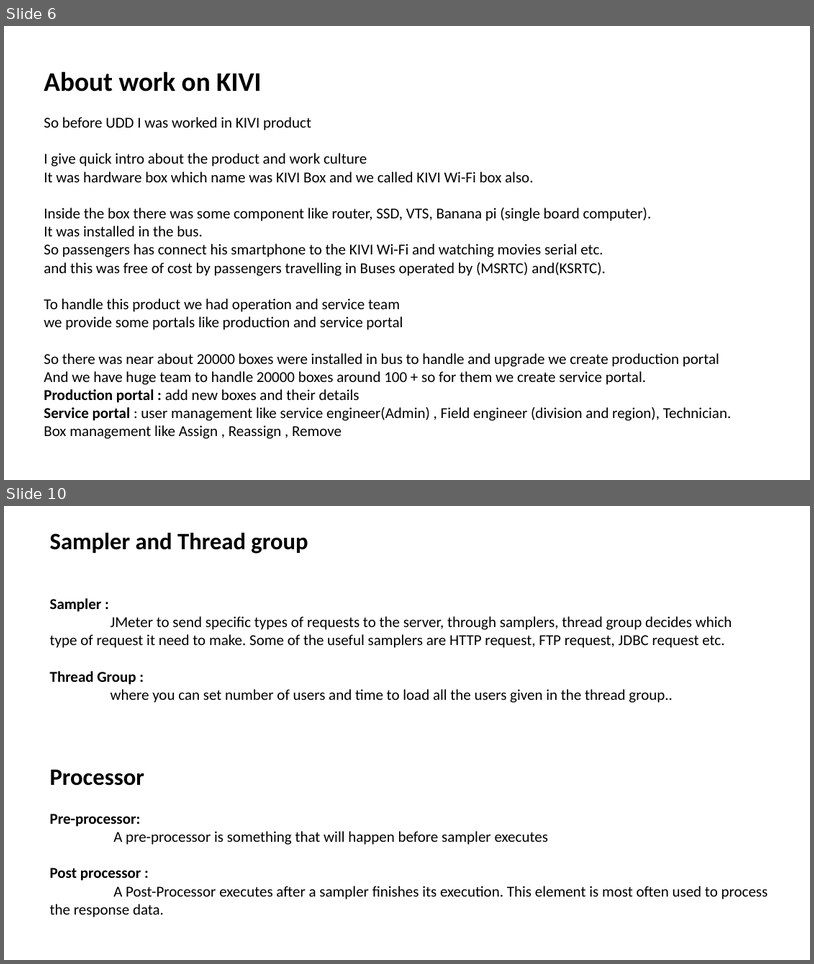
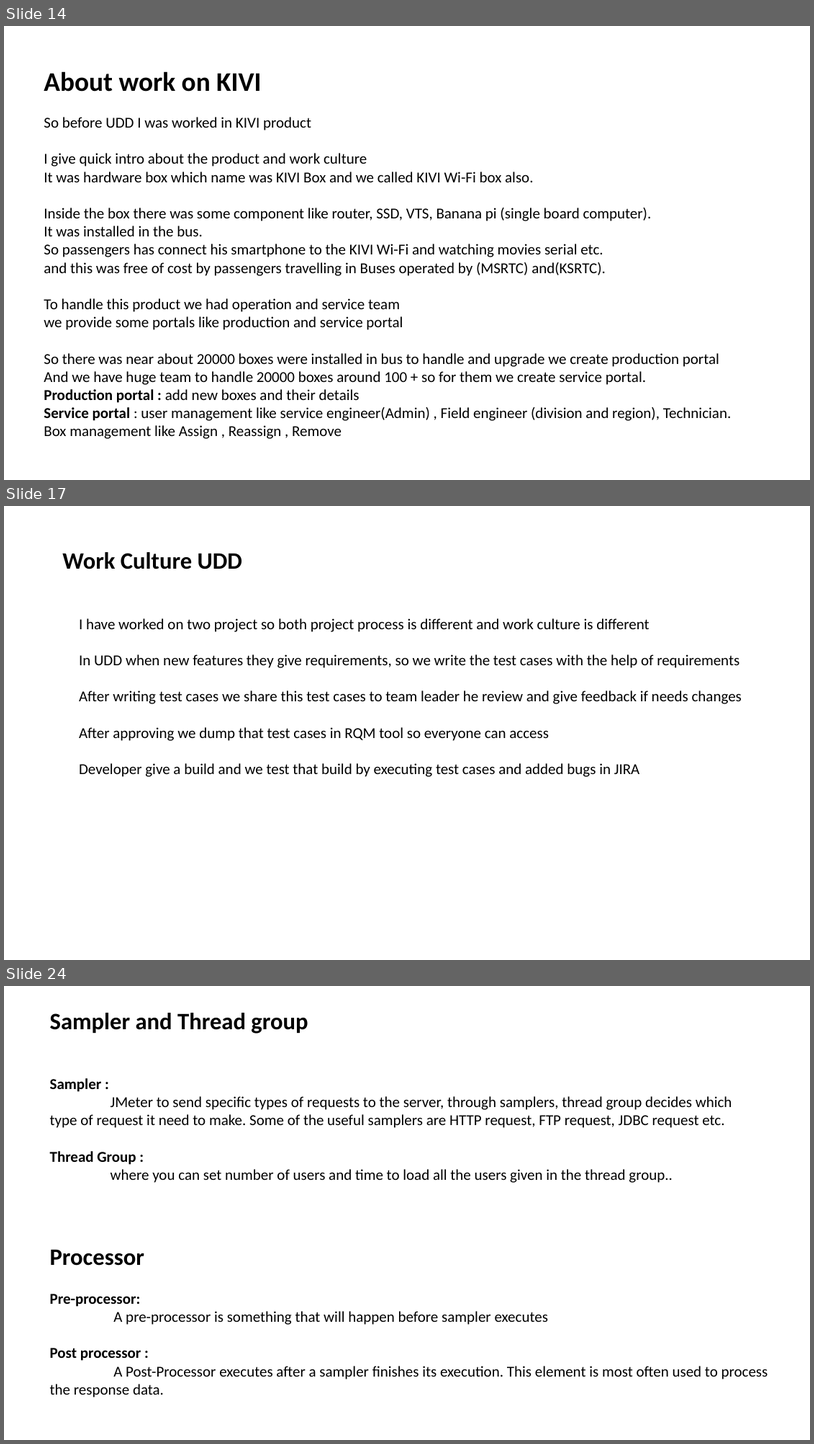
Before and after one commit to rohitb13/images, a slide deck: Combilne_Doc/For_KPIT_IP.pptx. Shown one above the other, each under a label of ours: slides 6 and 10 before the commit, slides 14, 17 and 24 after it; the slides between them are not shown. The pictures are 814x964 and 814x1444 pixels, drawn with LibreOffice and Linux fonts; fonts in the diff are those of the drawing. Boxes give left, top, right and bottom in pixels: in the first picture for what was removed or moved away, otherwise in the second. Text is boxed around its words. In the diff, an @@ line names an element or a change of style, - is before the commit and + after.

```diff
--- a/Combilne_Doc/For_KPIT_IP.pptx
+++ b/Combilne_Doc/For_KPIT_IP.pptx
@@ slide 17 added at (4, 506, 810, 960), background #FFFFFF @@
@@ text added at (62, 552, 242, 569), 28 pt, text #000000, bold @@
+Work Culture UDD
@@ text added at (79, 618, 742, 777), 18 pt, text #000000 @@
+I have worked on two project so both project process is different and work culture is different
+In UDD when new features they give requirements, so we write the test cases with the help of requirements
+After writing test cases we share this test cases to team leader he review and give feedback if needs changes
+After approving we dump that test cases in RQM tool so everyone can access
+Developer give a build and we test that build by executing test cases and added bugs in JIRA
@@ what was slide 6 is now slide 14 @@
@@ what was slide 10 is now slide 24 @@
```
Also in this commit, not shown: 4 slides changed, 14 other slides added, 4 other files.
